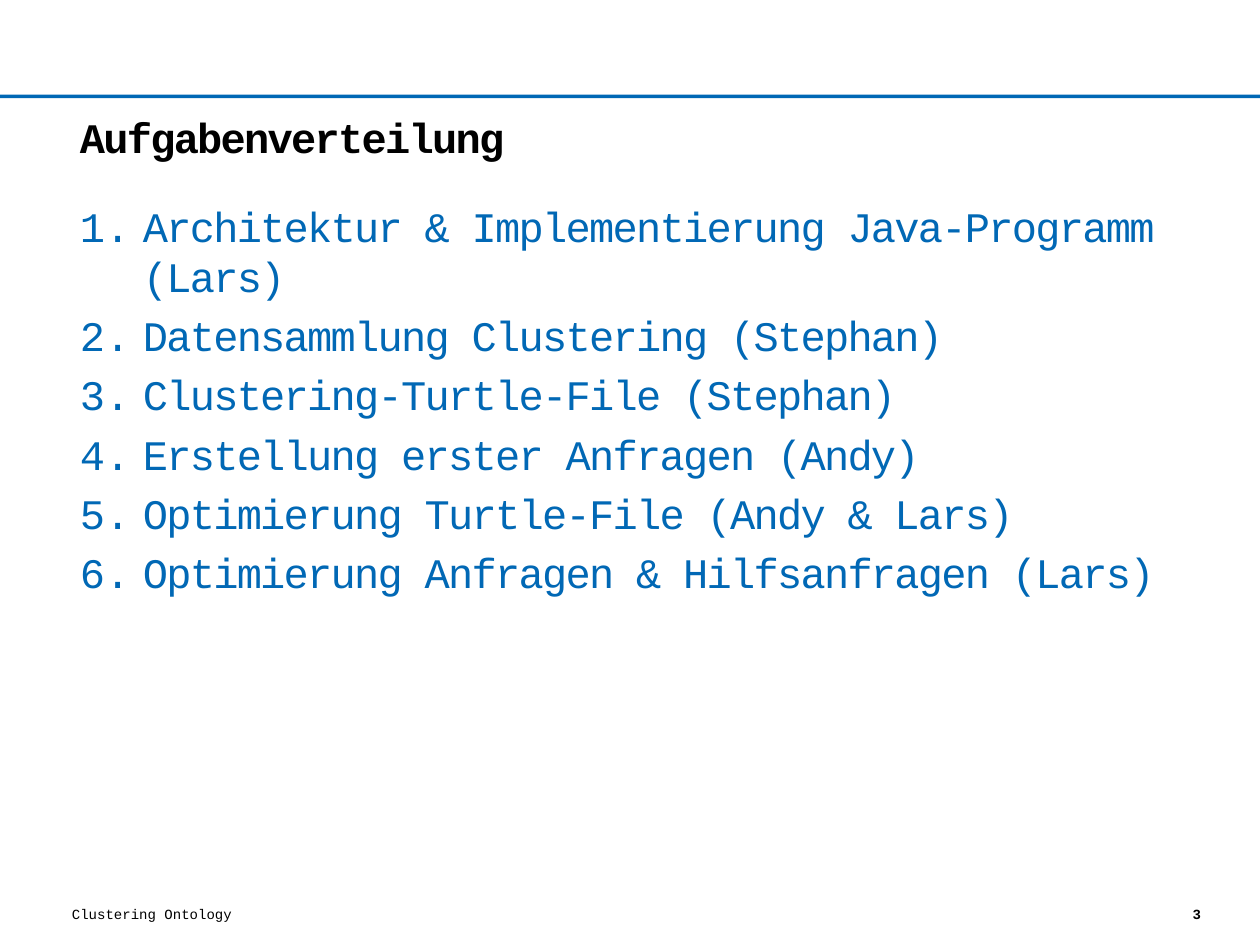
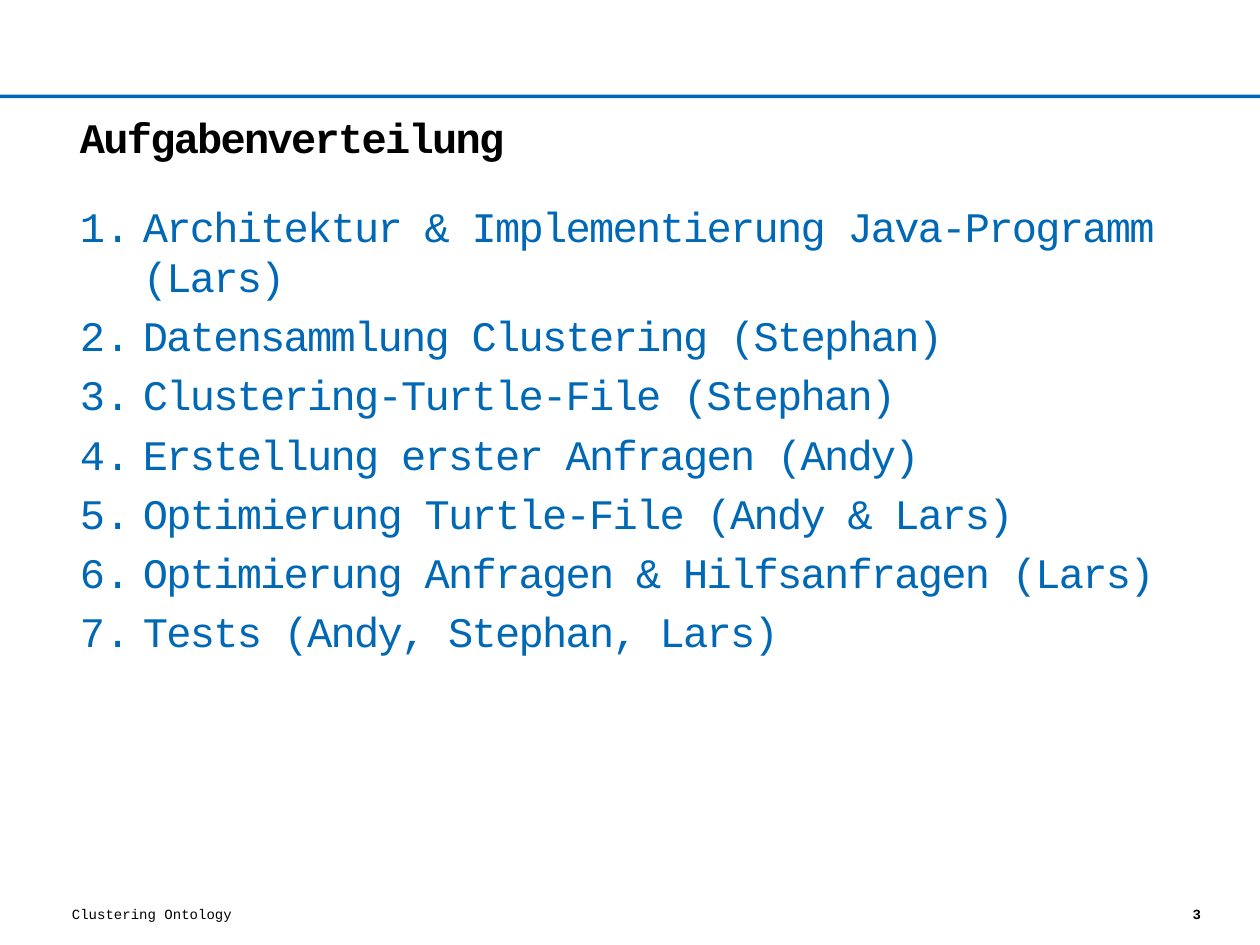
Before and after one commit to LarsGrotehenne/ontology, a slide deck: slide 3 of projektinformationen/Abschlusspräsentation/Abschlusspräsentation.pptx. Drawn at 1260x945 pixels with LibreOffice and Linux fonts; fonts in the diff are those of the drawing; background and template pictures are left out. Boxes give left, top, right and bottom in pixels: in the first picture for what was removed or moved away, otherwise in the second. Text is boxed around its words. In the diff, an @@ line names an element or a change of style, - is before the commit and + after.

```diff
--- a/projektinformationen/Abschlusspräsentation/Abschlusspräsentation.pptx
+++ b/projektinformationen/Abschlusspräsentation/Abschlusspräsentation.pptx
@@ text at bbox=[143, 616, 779, 656]: paragraph added @@
+7. Tests (Andy, Stephan, Lars)
```
Also in this commit, not shown: 1 other slide changed, 6 other files.
